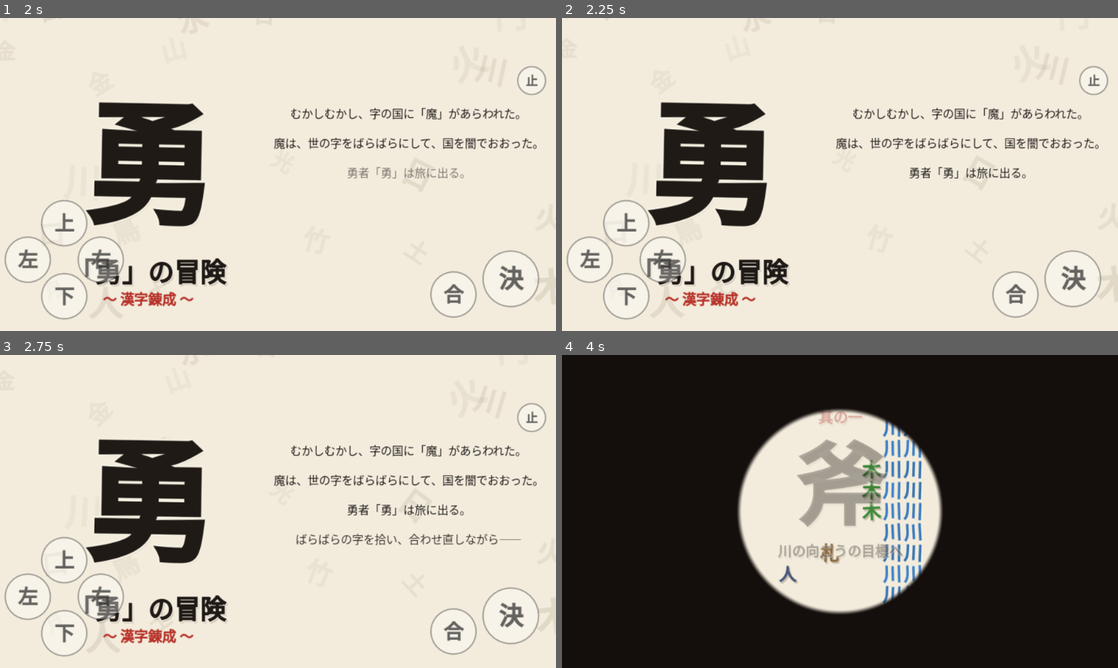
Above: before the commit, frames 1-4 (two rows, left to right).
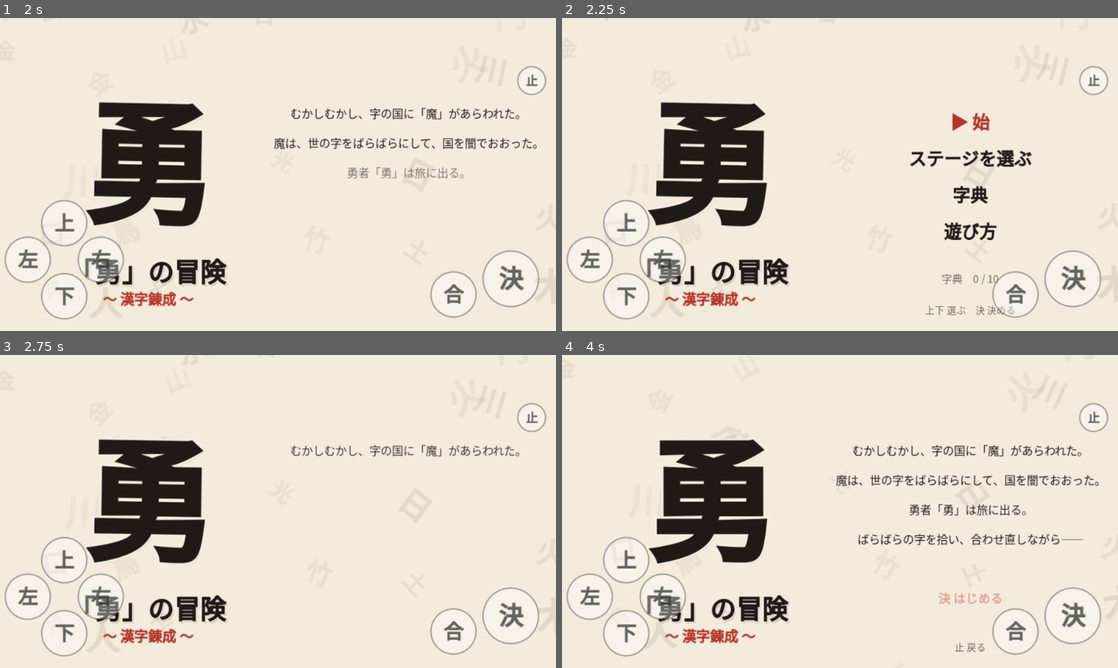
Above: after the commit, the same moments.

Repository: champierre/yuu2
Game: Godot game, scene res://scenes/title.tscn
The game is run twice, just before and just after one commit, with the same random seed, the same clock (stepped at 60 frames per second) and the same inputs.
Inputs (mouse positions are in pixels of both pictures, inside the frame that each line leads up to):
- Up to frame 1 (2 s): tap Enter at 0.5 s; move the mouse to (400, 158) at 0.52 s; hold Right (right) 0.53-1.25 s; hold Space (act) 0.53-1.25 s; click (400, 158) at 0.67 s; drag from (166, 190) to (250, 237) at 1.27 s
- Up to frame 2 (2.25 s): move the mouse to (895, 105) at 2.02 s; hold Right (right) from 2.03 s (still down); hold X (craft) from 2.03 s (still down)
- Up to frame 3 (2.75 s): keep holding Right (right); keep holding X (craft); tap Space (act) at 2.3 s
- Up to frame 4 (4 s): release Right (right) at 2.75 s; release X (craft) at 2.75 s; drag from (812, 574) to (673, 464) at 2.77 s; move the mouse to (1006, 558) at 3.52 s; hold Left (left) from 3.53 s (still down); hold Space (act) from 3.53 s (still down); tap Enter at 3.6 s

Frame 1 is identical in both runs. In frame 2, 3.4% of the frame differs, in the area x 49-97%, y 28-96%; in frame 3, 1.7%; in frame 4, 84%, in the area x 0-100%, y 0-100%.

Commit message:
物語のはじまりで戻るを押すと、メニューへ戻るようにする
「始」を選んで物語が出ているときに、Esc や X（戻る）を押しても
メニューに戻らず、そのまま其の一が始まっていた。ほかの画面とも決まりが違った。

- 流れている途中でも、流れ終わったあとでも、戻るでメニューへ戻る
- 流れ終わったら「スペース はじめる」に加えて「Esc 戻る」も出す
- 流れている途中のスペースは、残りの行を一度に出す
- 途中で戻ったあと、古い演出がメニューに「はじめる」を足さないようにする

tests/test_prologue.gd は、直す前は落ちていた。

Fixes #64

Co-Authored-By: Claude Opus 5.5 <noreply@anthropic.com>

Diff:
--- a/scripts/title.gd
+++ b/scripts/title.gd
@@ -88,7 +88,13 @@
 		if gg.position.y < -30:
 			gg.position = Vector2(randf() * 640, 390)
 	_big.tilt = sin(_t * 0.8) * 0.02
-	if _busy or Game.is_changing():
+	if Game.is_changing():
+		return
+	## 物語のはじまりは、流れている途中でも戻れる・飛ばせる（#64）。
+	if _screen == "prologue":
+		_input_prologue()
+		return
+	if _busy:
 		return
 	match _screen:
 		"menu":
@@ -97,13 +103,10 @@
 			_input_list(Game.STAGES.size(), _choose_stage)
 		"dex":
 			_input_dex()
-		"help", "prologue":
+		"help":
 			if _accept() or _back():
-				if _screen == "prologue":
-					_start_game()
-				else:
-					Sfx.play("select")
-					_show_menu()
+				Sfx.play("select")
+				_show_menu()
 
 func _accept() -> bool:
 	return Input.is_action_just_pressed("act") or Input.is_action_just_pressed("ui_accept")
@@ -181,24 +184,55 @@
 
 # ---------------------------------------------------------------- 物語のはじまり
 
+## 物語のはじまりを何回目に出したか。戻ってから流れ終わった古い演出が、
+## メニューに「はじめる」の案内を足してしまわないよう見分ける。
+var _prologue_gen := 0
+var _prologue_lines: Array[Glyph] = []
+var _prologue_ready := false
+
 func _show_prologue() -> void:
 	_screen = "prologue"
 	_clear_panel()
-	_busy = true
+	_prologue_gen += 1
+	var gen := _prologue_gen
+	_prologue_ready = false
+	_prologue_lines.clear()
 	for i in PROLOGUE.size():
 		var g := _label(PROLOGUE[i], Vector2(470, 110 + i * 34), INK, 13)
 		g.modulate.a = 0.0
 		var tw := g.create_tween()
 		tw.tween_interval(i * 0.6)
 		tw.tween_property(g, "modulate:a", 1.0, 0.5)
+		_prologue_lines.append(g)
 	await get_tree().create_timer(0.6 * PROLOGUE.size()).timeout
-	if not is_inside_tree():
-		return
+	if not is_inside_tree() or gen != _prologue_gen or _screen != "prologue":
+		return
+	_show_prologue_hint()
+
+func _show_prologue_hint() -> void:
+	if _prologue_ready:
+		return
+	_prologue_ready = true
 	var go := _label("%s はじめる" % TouchPad.act_name(), Vector2(470, 280), RED, 14, true)
 	var tw2 := go.create_tween().set_loops()
 	tw2.tween_property(go, "modulate:a", 0.3, 0.5)
 	tw2.tween_property(go, "modulate:a", 1.0, 0.5)
-	_busy = false
+	_label("%s 戻る" % TouchPad.pause_name(), Vector2(470, 336), SUB, 11)
+
+## 戻るでメニューへ。決定は、流れている途中なら全部を出し、出しきっていれば始める。
+func _input_prologue() -> void:
+	if _back():
+		Sfx.play("select")
+		_prologue_gen += 1
+		_show_menu()
+	elif _accept():
+		if _prologue_ready:
+			_start_game()
+		else:
+			for g in _prologue_lines:
+				if is_instance_valid(g):
+					g.modulate.a = 1.0
+			_show_prologue_hint()
 
 func _start_game() -> void:
 	Sfx.play("confirm")
--- /dev/null
+++ b/tests/test_prologue.gd
@@ -0,0 +1,35 @@
+extends "res://tests/helper.gd"
+## タイトルの「物語のはじまり」で戻るを押すと、メニューに戻ること（#64）。
+## 其の一は始まらない。もう一度選んで決定すれば始まる。
+
+func _test() -> void:
+	change_scene_to_file("res://scenes/title.tscn")
+	await sleep(0.8)
+	var title = current_scene
+	title._choose_menu(0)
+	await sleep(0.3)
+	check(title._screen == "prologue", "始を選ぶと物語のはじまりが出る")
+
+	## 物語が流れている途中でも、戻るでメニューへ戻れる。
+	await tap("pause")
+	await sleep(3.0)
+	check(current_scene == title and title._screen == "menu", "戻るを押すとメニューに戻り、其の一は始まらない")
+	var texts := []
+	for c in title._panel.get_children():
+		if c is Glyph and not c.is_queued_for_deletion():
+			texts.append(c.text)
+	check(not ("%s はじめる" % TouchPad.act_name()) in texts and texts.size() > 0 and "はじめる" not in str(texts), "メニューに「はじめる」の案内が紛れ込まない %s" % [texts])
+
+	## 流れ終わったあとに戻るを押しても、メニューに戻る。
+	title._choose_menu(0)
+	await sleep(3.0)
+	await tap("pause")
+	await sleep(1.0)
+	check(current_scene == title and title._screen == "menu", "流れ終わったあとでも、戻るでメニューに戻る")
+
+	## もう一度選んで決定すると、其の一が始まる。
+	title._choose_menu(0)
+	await sleep(3.0)
+	await tap("act")
+	await sleep(1.5)
+	check(current_scene != title and current_scene.has_method("number") and current_scene.number() == 1, "決定すると其の一が始まる")
Not shown, added: tests/test_prologue.gd.uid
